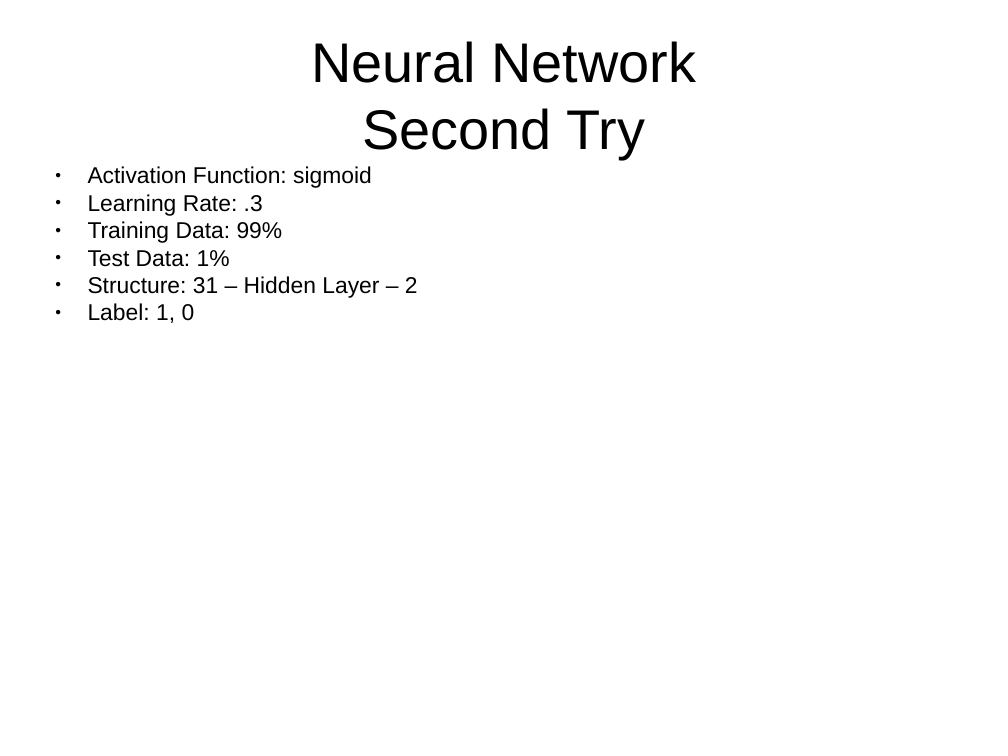
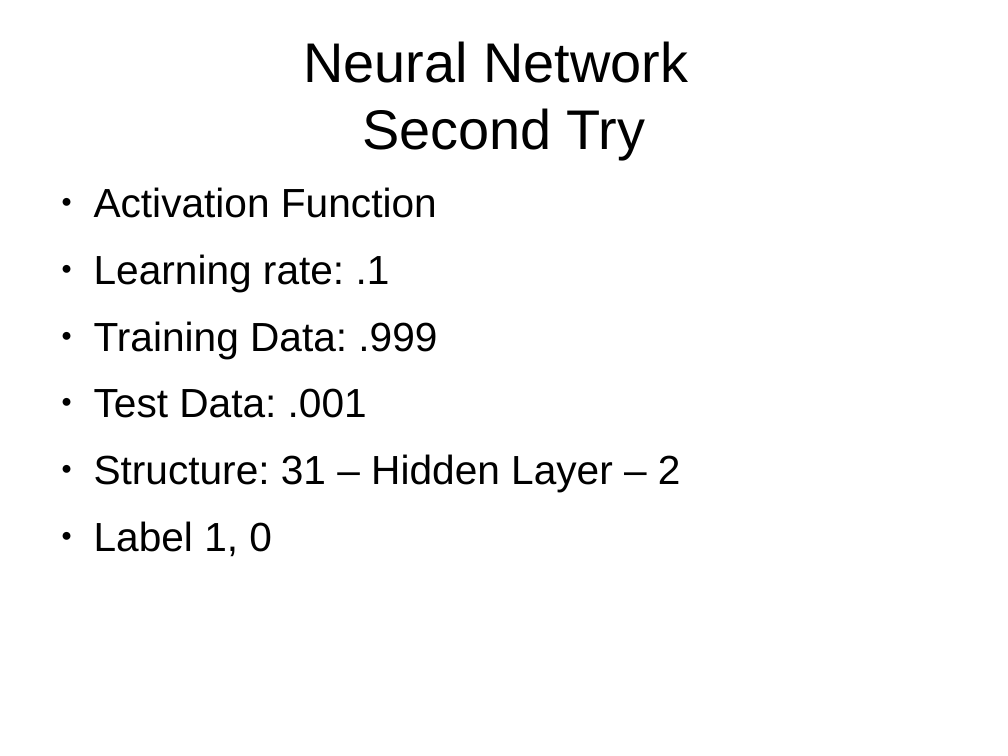
Before and after one commit to joaoccanto/NeuralNetwork-BrainActivityRecognition, a slide deck: slide 9 of presentation.odp (slide 8 before the commit). Drawn at 1008x756 pixels with LibreOffice and Linux fonts; fonts in the diff are those of the drawing. Boxes give left, top, right and bottom in pixels: in the first picture for what was removed or moved away, otherwise in the second. Text is boxed around its words. In the diff, an @@ line names an element or a change of style, - is before the commit and + after.

```diff
--- a/presentation.odp
+++ b/presentation.odp
@@ title "Neural Network Second Try" moved from (x1=311, y1=41, x2=696, y2=159) to (x1=303, y1=41, x2=688, y2=159) @@
@@ text "Activation Function" moved from (x1=88, y1=166, x2=418, y2=323) to (x1=94, y1=187, x2=681, y2=557) @@
@@ text at (x1=94, y1=187, x2=437, y2=418): text changed; size 18 to 32 pt @@
-● Activation Function: sigmoid
-● Learning Rate: .3
-● Training Data: 99%
-● Test Data: 1%
+● Activation Function
+● Learning rate: .1
+● Training Data: .999
+● Test Data: .001
@@ text at (x1=94, y1=454, x2=681, y2=492): size 18 to 32 pt in "Structure: 31 – Hidden Layer – 2"; more space between paragraphs @@
@@ text at (x1=94, y1=521, x2=272, y2=557): text changed; size 18 to 32 pt @@
-● Label: 1, 0
+● Label 1, 0
```
Also in this commit, not shown: 2 other slides changed, 2 slides added, 47 other files.
